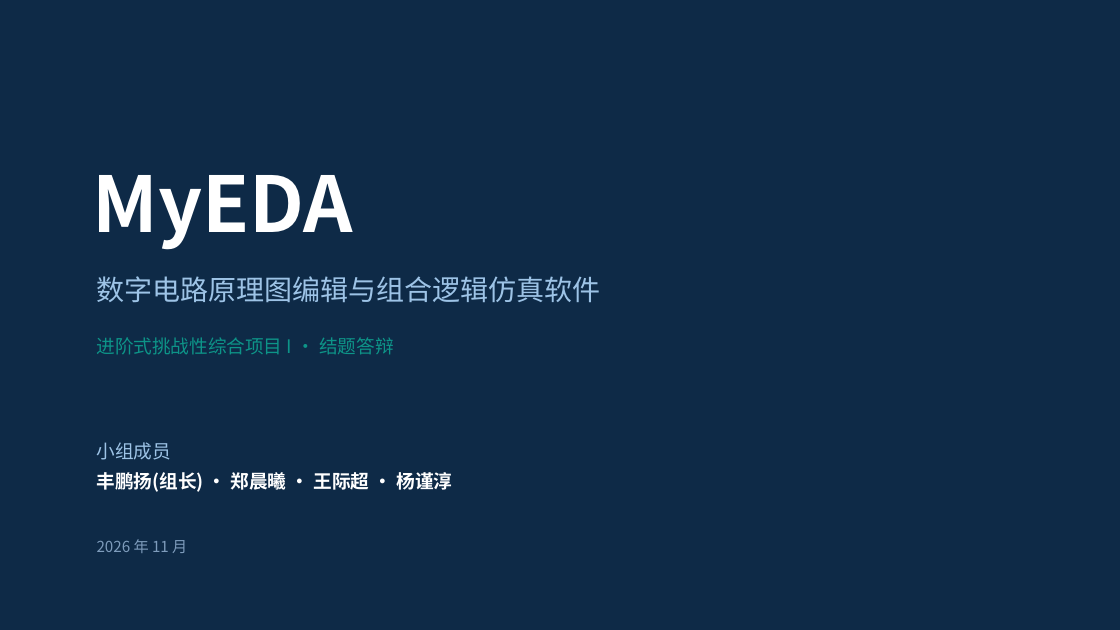
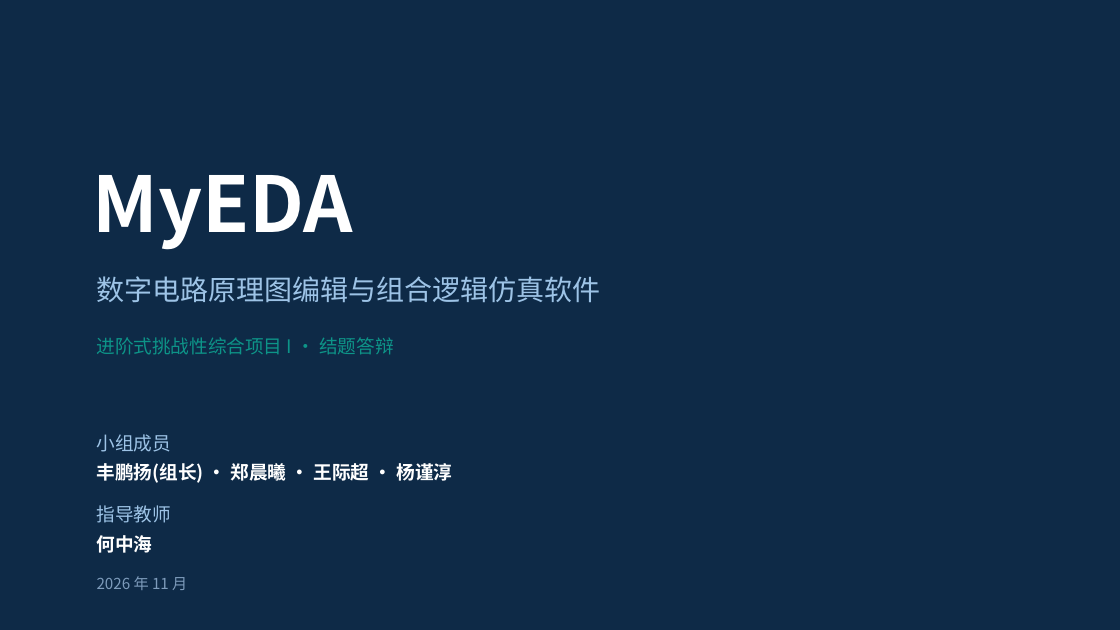
Before and after one commit to Pengyang-uestc/EDA-, a slide deck: slide 1 of docs/课程资料/MyEDA结题答辩.pptx. Drawn at 1120x630 pixels with LibreOffice and Linux fonts; fonts in the diff are those of the drawing. Boxes give left, top, right and bottom in pixels: in the first picture for what was removed or moved away, otherwise in the second. Text is boxed around its words. In the diff, an @@ line names an element or a change of style, - is before the commit and + after.

```diff
--- a/docs/课程资料/MyEDA结题答辩.pptx
+++ b/docs/课程资料/MyEDA结题答辩.pptx
@@ text "小组成员": place and size @@
-text "小组成员" at (97,442,453,492)
+text "小组成员" at (97,434,453,483)
@@ text added at (97,505,171,553), 16 pt, text #9DC3E6 @@
+指导教师
+何中海
@@ text "2026 年 11 月": place and size @@
-text "2026 年 11 月" at (97,539,187,553)
+text "2026 年 11 月" at (97,576,187,590)
```
Also in this commit, not shown: 3 other files.
